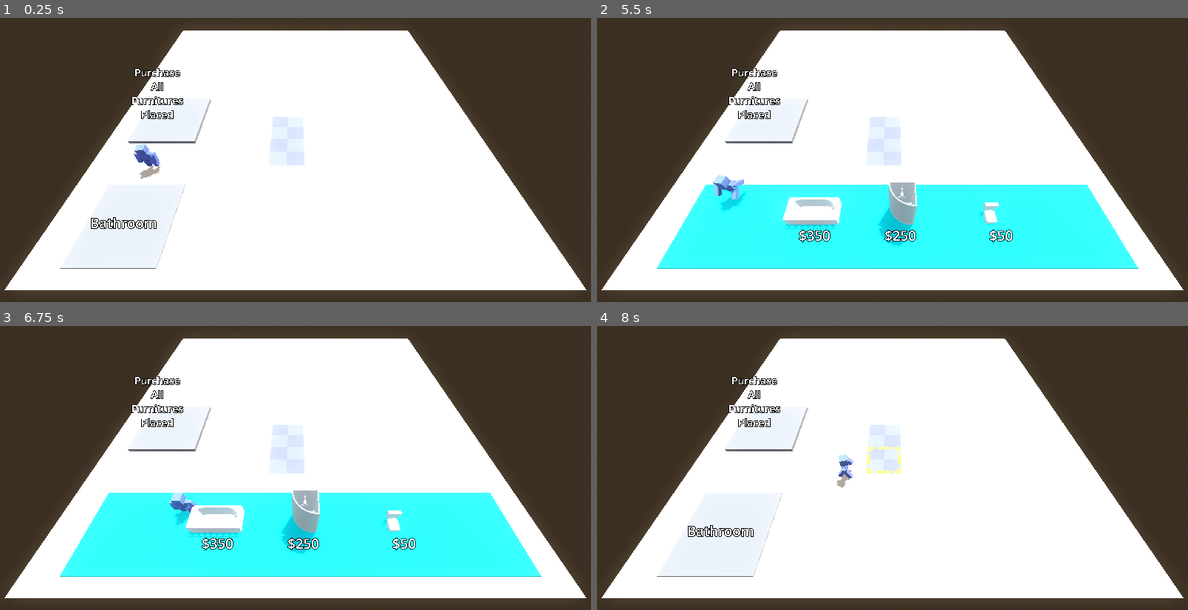
Above: before the commit, frames 1-4 (two rows, left to right).
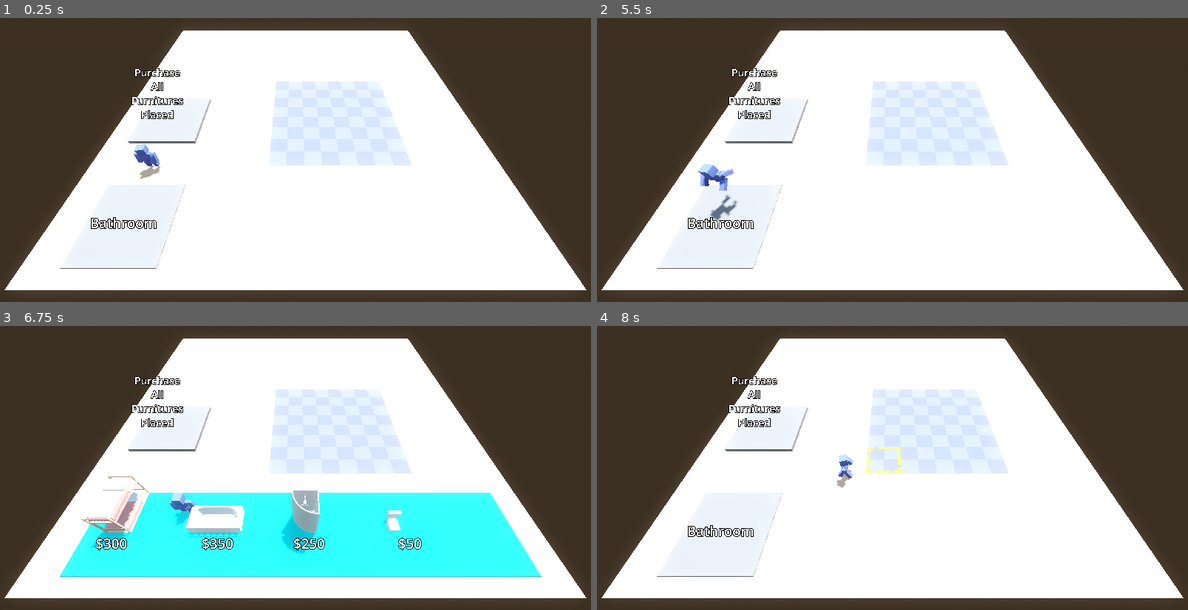
Above: after the commit, the same moments.

Repository: CamComDuck/HotelPrototype
Game: Godot game, scene res://room_builder/room_builder.tscn
Two runs of this game, one before a commit and one after it. Both use one fixed random seed, a clock stepped at 60 frames per second and the inputs below. Sound files missing from this copy of the repository are replaced by a short silence.
Inputs:
- Up to frame 1 (0.25 s): no input
- Up to frame 2 (5.5 s): hold D (move_right) 0.53-1.28 s; tap E (interact_primary) at 0.6, 1.35, 2.3, 2.85, 3.6, 4.55, 5.1 s; hold S (move_back) 1.28-2.03 s; hold D (move_right) 2.03-2.78 s; tap R (interact_secondary) at 2.1, 4.35 s; hold W (move_forward) 2.78-3.53 s; hold A (move_left) 3.53-5.03 s; hold S (move_back) from 5.03 s (still down)
- Up to frame 3 (6.75 s): release S (move_back) at 5.78 s; hold D (move_right) 5.78-6.53 s; tap E (interact_primary) at 5.85 s; hold W (move_forward) from 6.53 s (still down); tap R (interact_secondary) at 6.6 s
- Up to frame 4 (8 s): tap E (interact_primary) at 6.8, 7.35 s; release W (move_forward) at 7.28 s; hold D (move_right) from 7.28 s (still down)

The runs differ from the first frame. In frame 1, 4.1% of the frame differs, in the area x 46-70%, y 22-52%; in frame 2, 25%, in the area x 10-92%, y 22-89%; in frame 3, 5.8%; in frame 4, 4.1%.

Commit message:
Add check to ensure furniture placement is valid

Diff:
--- a/project/character/character.gd
+++ b/project/character/character.gd
@@ -23,16 +23,19 @@
 		handle_movement(delta)
 
 	if shape_cast.is_colliding():
-		if shape_cast.get_collider(0) is Furniture:
-			interacting_furniture = shape_cast.get_collider(0)
-		elif shape_cast.get_collider(0) is Tile:
-			if shape_cast.get_collider(0).furniture_on_tile == null:
-				if current_tile != shape_cast.get_collider(0) and current_tile != null:
-					current_tile.toggle_indicator(false)
-				current_tile = shape_cast.get_collider(0)
-				current_tile.toggle_indicator(true)
-			elif shape_cast.get_collider(0).furniture_on_tile != null:
-				interacting_furniture = shape_cast.get_collider(0).furniture_on_tile
+		for i in shape_cast.get_collision_count():
+			if shape_cast.get_collider(i) is Furniture:
+				interacting_furniture = shape_cast.get_collider(i)
+			elif shape_cast.get_collider(i) is Tile:
+				if shape_cast.get_collider(i).furniture_on_tile == null:
+					if current_tile != shape_cast.get_collider(i) and current_tile != null:
+						current_tile.toggle_indicator(false)
+					current_tile = shape_cast.get_collider(i)
+					current_tile.toggle_indicator(true)
+				elif shape_cast.get_collider(i).furniture_on_tile != null:
+					interacting_furniture = shape_cast.get_collider(i).furniture_on_tile
+
+
 	else:
 		interacting_furniture = null
 		if current_tile != null:
@@ -66,16 +69,18 @@
 			interacting_furniture = null
 
 		elif carrying_marker.get_child_count() > 0 and current_tile != null:
-			figurine.play_animation("pick-up")
-			allow_movement = false
-			await figurine.animation_finished
-			place_sound.play()
+			if current_tile.furniture_on_tile == null:
+				if get_parent().check_furniture_placement_validity(carrying_furniture, current_tile):
+					figurine.play_animation("pick-up")
+					allow_movement = false
+					await figurine.animation_finished
+					place_sound.play()
 
-			# Put furniture down
-			furniture_placed.emit(carrying_furniture, current_tile)
-			carrying_marker.get_child(0).queue_free()
-			allow_movement = true
-			carrying_furniture = null
+					# Put furniture down
+					furniture_placed.emit(carrying_furniture, current_tile)
+					carrying_marker.get_child(0).queue_free()
+					allow_movement = true
+					carrying_furniture = null
 
 	#elif Input.is_action_just_pressed("interact_secondary"):
 		#if interacting_furniture != null and carrying_furniture == null:
--- a/project/character/character.tscn
+++ b/project/character/character.tscn
@@ -34,7 +34,7 @@
 transform = Transform3D(1, 0, 0, 0, 1, 0, 0, 0, 1, 0, 4, 0)
 shape = SubResource("CapsuleShape3D_2pw6n")
 target_position = Vector3(0, 0, 0)
-max_results = 1
+max_results = 2
 collision_mask = 2
 collide_with_areas = true
 debug_shape_custom_color = Color(0.929412, 0.988235, 0, 1)
--- a/project/furniture/furniture.gd
+++ b/project/furniture/furniture.gd
@@ -18,7 +18,10 @@
 	price_label.text = "$" + str(furniture_type.price)
 
 	collision_shape.shape = BoxShape3D.new()
-	collision_shape.shape.size = Vector3(GameInfo.tile_size * furniture_type.tiles_width, GameInfo.tile_size, GameInfo.tile_size * furniture_type.tiles_length)
+	collision_shape.shape.size = Vector3(
+		GameInfo.tile_size * furniture_type.tiles_width * 1.5,
+		GameInfo.tile_size,
+		GameInfo.tile_size * furniture_type.tiles_length * 1.5)
 
 	rotation_degrees.y = 180
 
--- a/project/furniture/types/bathtub.tres
+++ b/project/furniture/types/bathtub.tres
@@ -9,4 +9,4 @@
 price = 350
 model_path = "res://Furniture Kit/bathtub.fbx"
 tiles_length = 1
-tiles_width = 3
+tiles_width = 2
--- a/project/room_builder/room_builder.gd
+++ b/project/room_builder/room_builder.gd
@@ -5,6 +5,8 @@
 var furniture := preload("res://furniture/furniture.tscn") as PackedScene
 
 var placed_furnitures : Array[Furniture]
+
+@export var all_tiles : Array[Tile]
 
 @onready var purchase_bathroom: Area3D = $PurchaseBathroom
 @onready var bathroom_furnitures: Area3D = $BathroomFurnitures
@@ -22,6 +24,27 @@
 			child.toggle_collision(true)
 
 
+func check_furniture_placement_validity(furniture_placed: Furniture, tile_placed_on: Tile) -> bool:
+	if furniture_placed.furniture_type.tiles_width > 1 or furniture_placed.furniture_type.tiles_length > 1:
+		for i in all_tiles.size():
+			if all_tiles[i] == tile_placed_on:
+				if furniture_placed.furniture_type.tiles_width > 1 and i % 4 >= 3:
+					return false
+				elif furniture_placed.furniture_type.tiles_width > 1 and all_tiles[i + 1].furniture_on_tile != null:
+					return false
+
+				if i <= 3 and furniture_placed.furniture_type.tiles_length > 1:
+					return false
+				elif i <= 7 and furniture_placed.furniture_type.tiles_length > 2:
+					return false
+				elif i <= 11 and furniture_placed.furniture_type.tiles_length > 3:
+					return false
+				elif furniture_placed.furniture_type.tiles_length > 1 and all_tiles[i - 4].furniture_on_tile != null:
+					return false
+
+	return true
+
+
 func _on_character_furniture_placed(furniture_placed: Furniture, tile_placed_on: Tile) -> void:
 	var new_furniture := furniture.instantiate() as Furniture
 	new_furniture.furniture_type = furniture_placed.furniture_type
@@ -29,6 +52,14 @@
 	add_child(new_furniture)
 	new_furniture.global_position = tile_placed_on.furniture_marker.global_position
 	tile_placed_on.furniture_on_tile = new_furniture
+
+	if new_furniture.furniture_type.tiles_width > 1 or new_furniture.furniture_type.tiles_length:
+		for i in all_tiles.size():
+			if all_tiles[i] == tile_placed_on:
+				if new_furniture.furniture_type.tiles_width > 1:
+					all_tiles[i + 1].furniture_on_tile = new_furniture
+				if new_furniture.furniture_type.tiles_length > 1:
+					all_tiles[i - 4].furniture_on_tile = new_furniture
 
 	placed_furnitures.append(new_furniture)
 
--- a/project/room_builder/room_builder.tscn
+++ b/project/room_builder/room_builder.tscn
@@ -7,6 +7,7 @@
 [ext_resource type="Resource" uid="uid://cost0hs1vnhik" path="res://furniture/types/toilet.tres" id="4_rm1gh"]
 [ext_resource type="Resource" uid="uid://cieulahri8b0c" path="res://furniture/types/shower.tres" id="5_vgsup"]
 [ext_resource type="Resource" uid="uid://osi403f6j0oo" path="res://furniture/types/bathtub.tres" id="7_p7hpa"]
+[ext_resource type="Resource" uid="uid://dmm40jphkq622" path="res://furniture/types/bed_bunk.tres" id="8_8yv6j"]
 [ext_resource type="AudioStream" uid="uid://dpn41ia4c0xjh" path="res://music/Casual - Store (Loop_01).wav" id="8_edarg"]
 [ext_resource type="AudioStream" uid="uid://c2dix1qes0vmp" path="res://sounds/purchase/coins.wav" id="8_o6cl5"]
 [ext_resource type="PackedScene" uid="uid://dpvgdt2vvt7el" path="res://room_builder/tile.tscn" id="10_l3nbf"]
@@ -39,8 +40,9 @@
 [sub_resource type="BoxShape3D" id="BoxShape3D_7xc80"]
 size = Vector3(20, 0.5, 20)
 
-[node name="RoomBuilder" type="Node3D"]
+[node name="RoomBuilder" type="Node3D" node_paths=PackedStringArray("all_tiles")]
 script = ExtResource("1_rgx25")
+all_tiles = [NodePath("Tiles/Tile9"), NodePath("Tiles/Tile11"), NodePath("Tiles/Tile13"), NodePath("Tiles/Tile15"), NodePath("Tiles/Tile10"), NodePath("Tiles/Tile12"), NodePath("Tiles/Tile14"), NodePath("Tiles/Tile16"), NodePath("Tiles/Tile1"), NodePath("Tiles/Tile3"), NodePath("Tiles/Tile5"), NodePath("Tiles/Tile7"), NodePath("Tiles/Tile2"), NodePath("Tiles/Tile4"), NodePath("Tiles/Tile6"), NodePath("Tiles/Tile8")]
 
 [node name="WorldEnvironment" type="WorldEnvironment" parent="."]
 environment = SubResource("Environment_105ws")
@@ -109,6 +111,11 @@
 [node name="Furniture3" parent="BathroomFurnitures" instance=ExtResource("3_sdbeq")]
 transform = Transform3D(1, 0, 0, 0, 1, 0, 0, 0, 1, 20.3976, 0, -6.47266)
 furniture_type = ExtResource("4_rm1gh")
+is_infinite = true
+
+[node name="Furniture4" parent="BathroomFurnitures" instance=ExtResource("3_sdbeq")]
+transform = Transform3D(1, 0, 0, 0, 1, 0, 0, 0, 1, -44.6024, 0, -6.47266)
+furniture_type = ExtResource("8_8yv6j")
 is_infinite = true
 
 [node name="PurchaseFurnitures" type="Area3D" parent="."]
@@ -141,11 +148,53 @@
 
 [node name="Tiles" type="Node3D" parent="."]
 
+[node name="Tile9" parent="Tiles" instance=ExtResource("10_l3nbf")]
+transform = Transform3D(1, 0, 0, 0, 1, 0, 0, 0, 1, 0, 0.67452, -20)
+
+[node name="Tile11" parent="Tiles" instance=ExtResource("10_l3nbf")]
+transform = Transform3D(1, 0, 0, 0, 1, 0, 0, 0, 1, 10, 0.67452, -20)
+
+[node name="Tile13" parent="Tiles" instance=ExtResource("10_l3nbf")]
+transform = Transform3D(1, 0, 0, 0, 1, 0, 0, 0, 1, 20, 0.67452, -20)
+
+[node name="Tile15" parent="Tiles" instance=ExtResource("10_l3nbf")]
+transform = Transform3D(1, 0, 0, 0, 1, 0, 0, 0, 1, 30, 0.67452, -20)
+
+[node name="Tile10" parent="Tiles" instance=ExtResource("10_l3nbf")]
+transform = Transform3D(1, 0, 0, 0, 1, 0, 0, 0, 1, 0, 0.675, -10)
+
+[node name="Tile12" parent="Tiles" instance=ExtResource("10_l3nbf")]
+transform = Transform3D(1, 0, 0, 0, 1, 0, 0, 0, 1, 10, 0.675, -10)
+
+[node name="Tile14" parent="Tiles" instance=ExtResource("10_l3nbf")]
+transform = Transform3D(1, 0, 0, 0, 1, 0, 0, 0, 1, 20, 0.675, -10)
+
+[node name="Tile16" parent="Tiles" instance=ExtResource("10_l3nbf")]
+transform = Transform3D(1, 0, 0, 0, 1, 0, 0, 0, 1, 30, 0.675, -10)
+
 [node name="Tile1" parent="Tiles" instance=ExtResource("10_l3nbf")]
 transform = Transform3D(1, 0, 0, 0, 1, 0, 0, 0, 1, 0, 0.67452, 0)
 
+[node name="Tile3" parent="Tiles" instance=ExtResource("10_l3nbf")]
+transform = Transform3D(1, 0, 0, 0, 1, 0, 0, 0, 1, 10, 0.67452, 0)
+
+[node name="Tile5" parent="Tiles" instance=ExtResource("10_l3nbf")]
+transform = Transform3D(1, 0, 0, 0, 1, 0, 0, 0, 1, 20, 0.67452, 0)
+
+[node name="Tile7" parent="Tiles" instance=ExtResource("10_l3nbf")]
+transform = Transform3D(1, 0, 0, 0, 1, 0, 0, 0, 1, 30, 0.67452, 0)
+
 [node name="Tile2" parent="Tiles" instance=ExtResource("10_l3nbf")]
 transform = Transform3D(1, 0, 0, 0, 1, 0, 0, 0, 1, 0, 0.675, 10)
+
+[node name="Tile4" parent="Tiles" instance=ExtResource("10_l3nbf")]
+transform = Transform3D(1, 0, 0, 0, 1, 0, 0, 0, 1, 10, 0.675, 10)
+
+[node name="Tile6" parent="Tiles" instance=ExtResource("10_l3nbf")]
+transform = Transform3D(1, 0, 0, 0, 1, 0, 0, 0, 1, 20, 0.675, 10)
+
+[node name="Tile8" parent="Tiles" instance=ExtResource("10_l3nbf")]
+transform = Transform3D(1, 0, 0, 0, 1, 0, 0, 0, 1, 30, 0.675, 10)
 
 [connection signal="deleting_furniture" from="Character" to="." method="_on_character_deleting_furniture"]
 [connection signal="furniture_placed" from="Character" to="." method="_on_character_furniture_placed"]
--- a/project/room_builder/tile.gd
+++ b/project/room_builder/tile.gd
@@ -12,7 +12,3 @@
 
 func toggle_indicator(is_visible_now : bool) -> void:
 	indicator.visible = is_visible_now
-
-
-func _physics_process(delta: float) -> void:
-	print(furniture_on_tile)
Not shown: 1 places in project/room_builder/room_builder.tscn that only renumber resources
